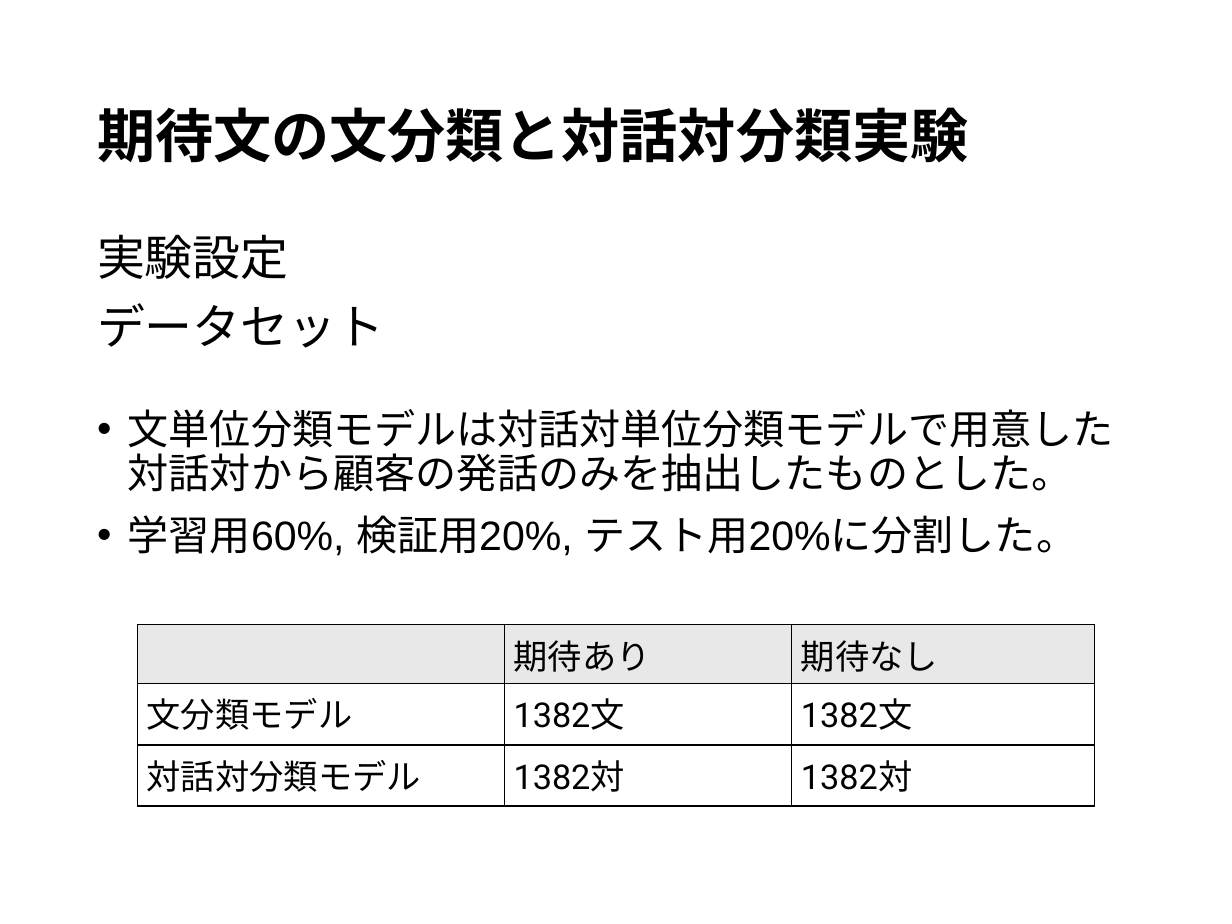
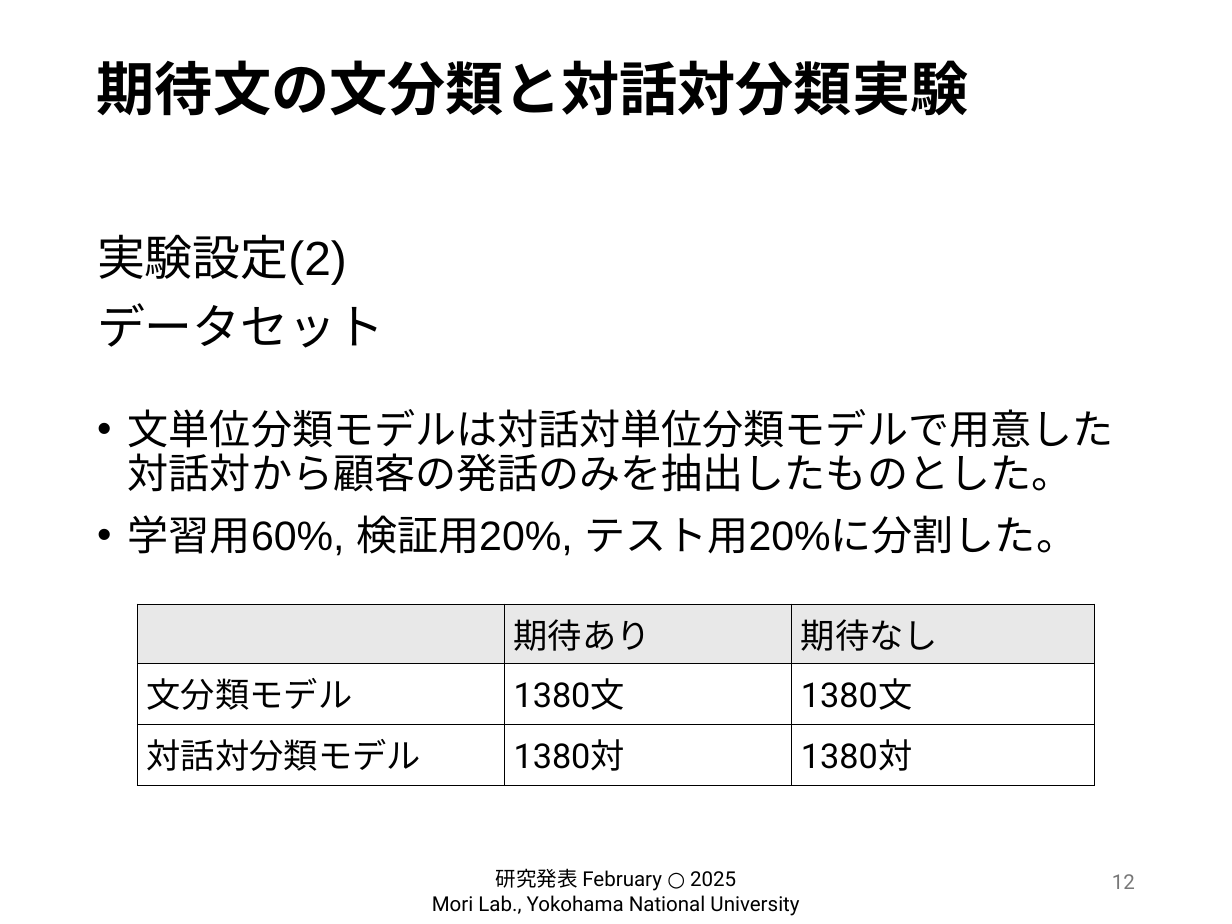
Before and after one commit to hiiragi-moon/graduation-research, a slide deck: slide 12 of 卒研発表.pptx. Drawn at 1232x924 pixels with LibreOffice and Linux fonts; fonts in the diff are those of the drawing; background and template pictures are left out. Boxes give left, top, right and bottom in pixels: in the first picture for what was removed or moved away, otherwise in the second. Text is boxed around its words. In the diff, an @@ line names an element or a change of style, - is before the commit and + after.

```diff
--- a/卒研発表.pptx
+++ b/卒研発表.pptx
@@ title "期待文の文分類と対話対分類実験": place and size @@
-title "期待文の文分類と対話対分類実験" at [97,107,969,163]
+title "期待文の文分類と対話対分類実験" at [97,60,969,116]
@@ text at [97,234,347,285]: text changed @@
-実験設定
+実験設定(2)
@@ table at [138,605,1095,781] @@
-row 2, column 2: 1382文
+row 2, column 2: 1380文
-row 2, column 3: 1382文
+row 2, column 3: 1380文
-row 3, column 2: 1382対
+row 3, column 2: 1380対
-row 3, column 3: 1382対
+row 3, column 3: 1380対
@@ table: place and size @@
-table at [138,625,1095,801]
+table at [138,605,1095,781]
@@ text added at [432,868,799,916], 12 pt, text #000000 @@
+研究発表 February ○ 2025
+Mori Lab., Yokohama National University
@@ page number added at [1112,874,1135,889], 12 pt, text #797979 @@
+12
```
Also in this commit, not shown: 21 other slides changed, 1 slide added, 1 slide removed, 42 other files.
